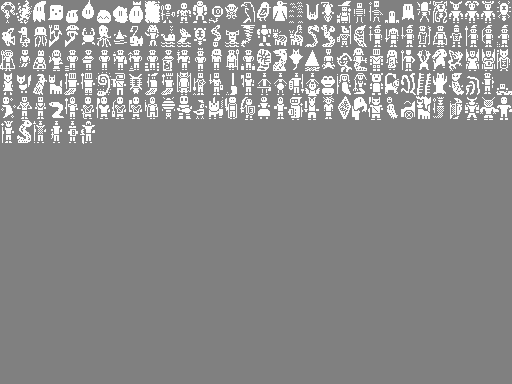
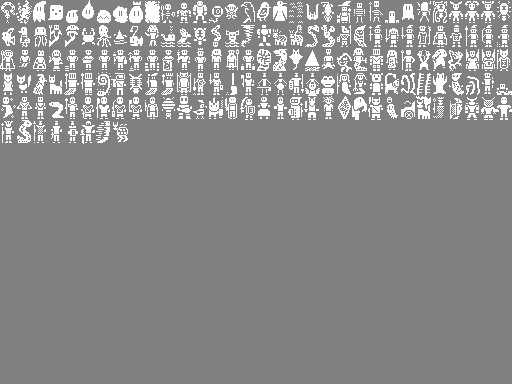
Two versions of the same layered image (512 × 384). Layer-by-layer changes:
painted on "Background" over [96, 107, 484, 143]
